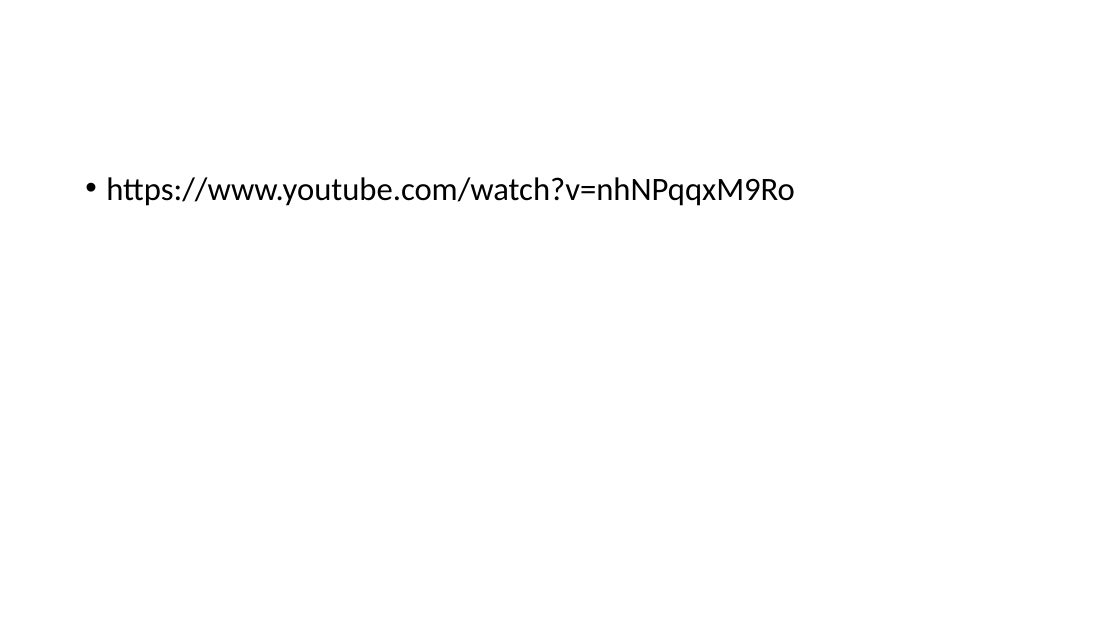
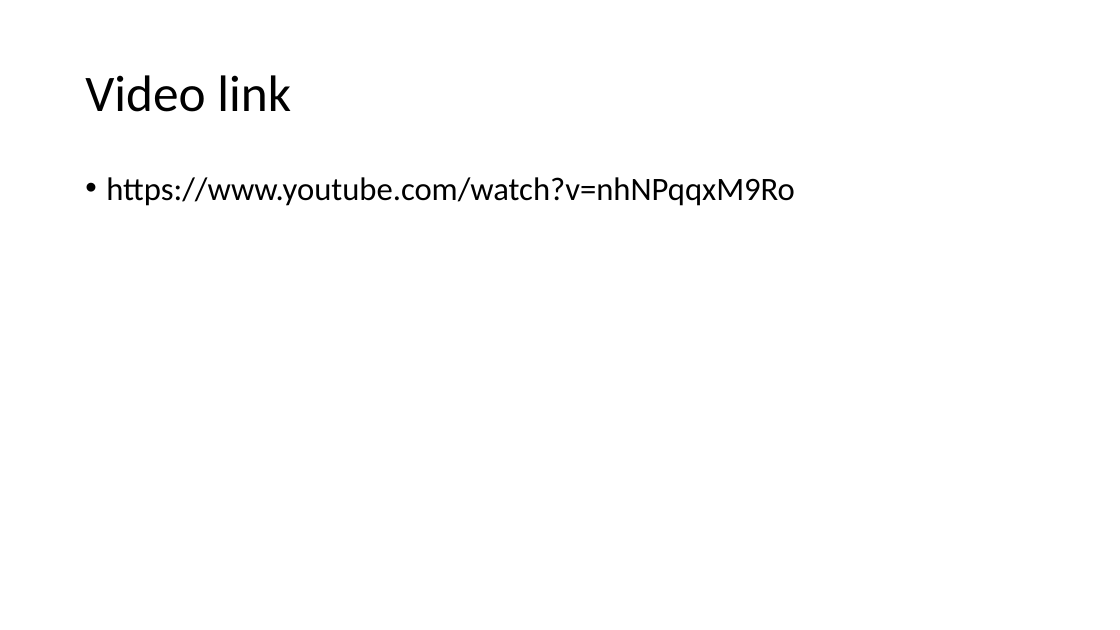
Before and after one commit to MoazzemhossainMoazz/HPP_files, a slide deck: slide 5 of 7 Fourth Industrial Revolution(4IR).pptx. Drawn at 1120x630 pixels with LibreOffice and Linux fonts; fonts in the diff are those of the drawing. Boxes give left, top, right and bottom in pixels: in the first picture for what was removed or moved away, otherwise in the second. Text is boxed around its words. In the diff, an @@ line names an element or a change of style, - is before the commit and + after.

```diff
--- a/7 Fourth Industrial Revolution(4IR).pptx
+++ b/7 Fourth Industrial Revolution(4IR).pptx
@@ title added at bbox=[85, 75, 291, 112], 44 pt, text #000000 @@
+Video link
```
Also in this commit, not shown: 8 other slides changed, 2 slides added, 5 slides removed.
